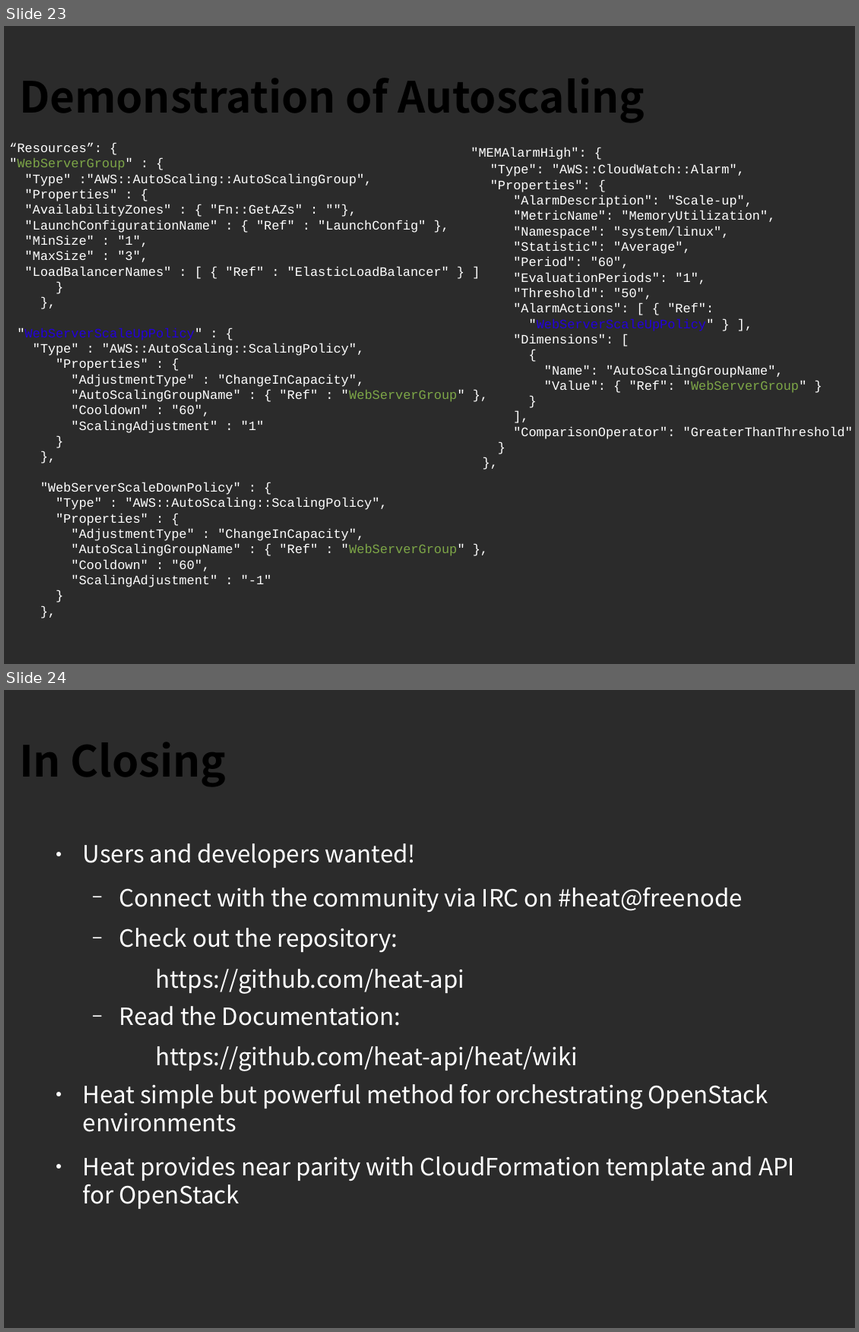
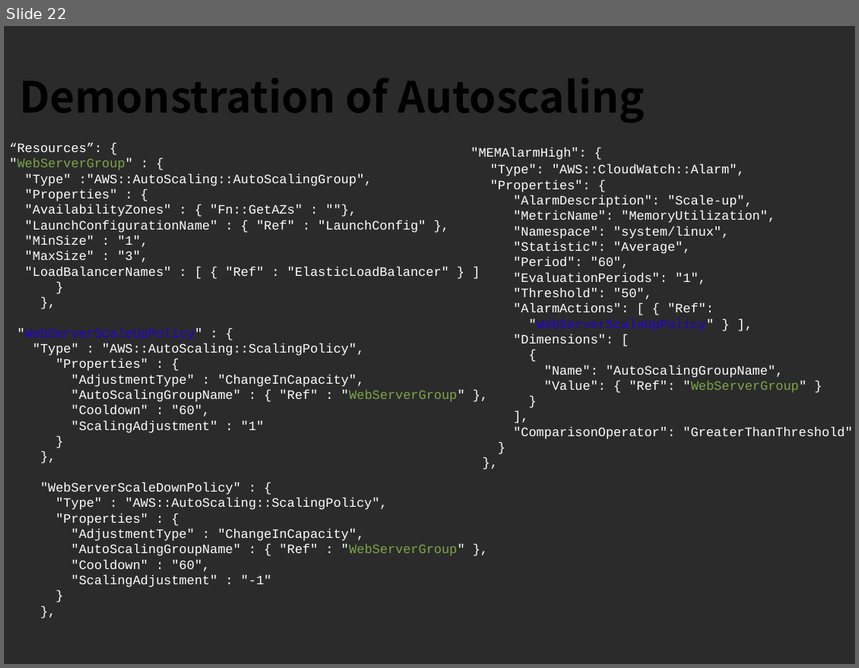
Before and after one commit to sdake/slides, a slide deck: sdake-cloudopen-heat-2013-09/heat-cloudopen-final.odp. Shown one above the other, each under a label of ours: slides 23 and 24 before the commit, slide 22 after it. The pictures are 859x1332 and 859x668 pixels, drawn with LibreOffice and Linux fonts; fonts in the diff are those of the drawing; background and template pictures are left out; a plain dark background stands for a picture behind light text. Boxes give left, top, right and bottom in pixels: in the first picture for what was removed or moved away, otherwise in the second. Text is boxed around its words. In the diff, an @@ line names an element or a change of style, - is before the commit and + after.

```diff
--- a/sdake-cloudopen-heat-2013-09/heat-cloudopen-final.odp
+++ b/sdake-cloudopen-heat-2013-09/heat-cloudopen-final.odp
@@ slide 24 removed at [4, 690, 855, 1328], background picture (left out) @@
@@ title removed at [19, 742, 227, 787] @@
-In Closing
@@ text removed at [83, 844, 795, 1209] @@
-● Users and developers wanted!
-  − Connect with the community via IRC on #heat@freenode
-  − Check out the repository:
-    https://github.com/heat-api
-  − Read the Documentation:
-    https://github.com/heat-api/heat/wiki
-● Heat simple but powerful method for orchestrating OpenStack environments
-● Heat provides near parity with CloudFormation template and API for OpenStack
@@ what was slide 23 is now slide 22 @@
```
Also in this commit, not shown: 3 slides changed, 6 slides added, 6 other slides removed.
